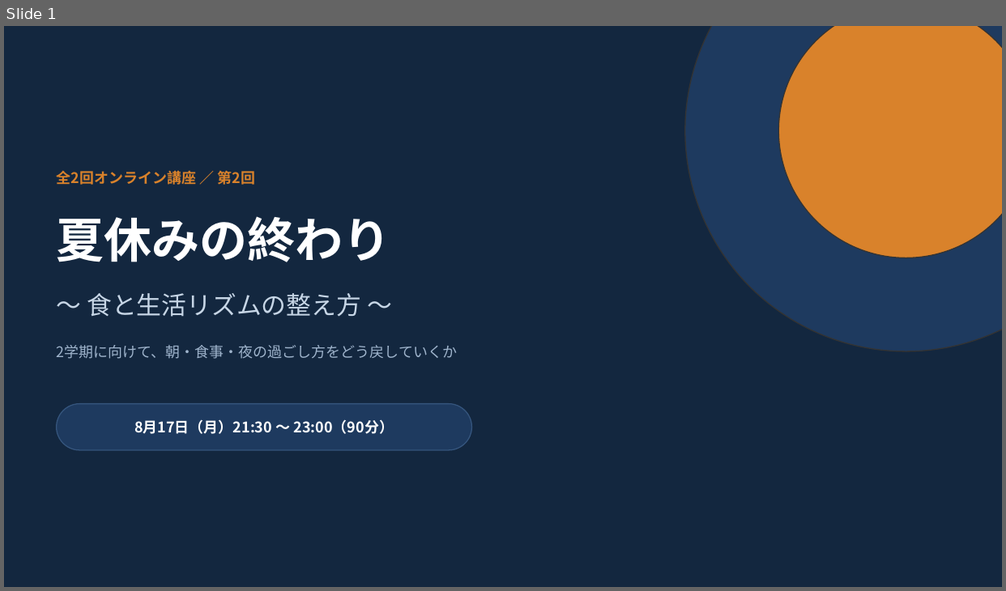
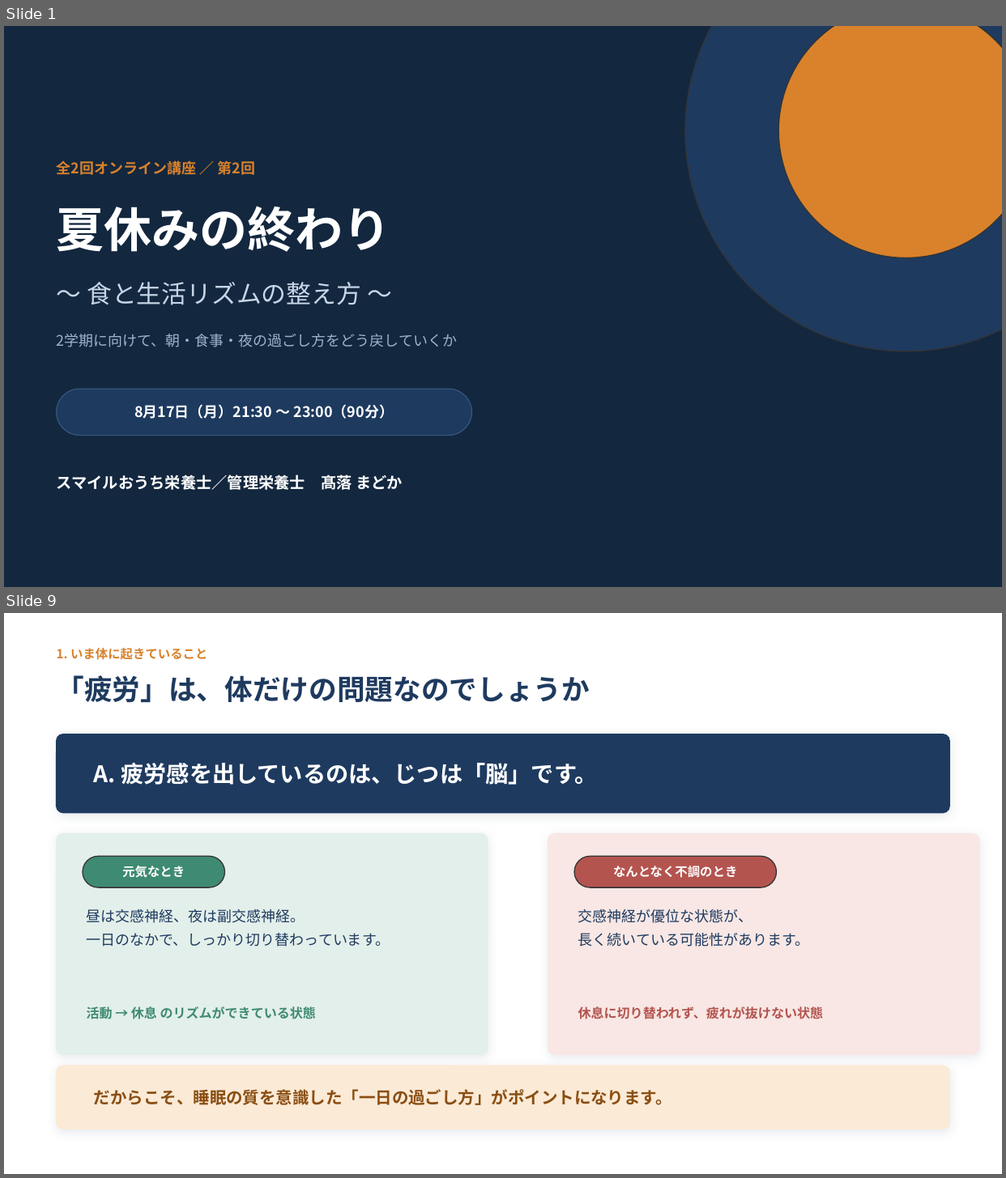
Before and after one commit to xxhmannasuimhxx/-, a slide deck: 夏休みの終わり_第2回_食と生活リズムの整え方.pptx. Shown one above the other, each under a label of ours: slide 1 before the commit, slides 1 and 9 after it; the slides between them are not shown. The pictures are 1006x591 and 1006x1178 pixels, drawn with LibreOffice and Linux fonts; fonts in the diff are those of the drawing. Boxes give left, top, right and bottom in pixels: in the first picture for what was removed or moved away, otherwise in the second. Text is boxed around its words. In the diff, an @@ line names an element or a change of style, - is before the commit and + after.

```diff
--- a/夏休みの終わり_第2回_食と生活リズムの整え方.pptx
+++ b/夏休みの終わり_第2回_食と生活リズムの整え方.pptx
@@ slide 9 added at (x1=4, y1=613, x2=1002, y2=1174), background #FFFFFF @@
@@ text added at (x1=57, y1=648, x2=207, y2=660), 12 pt, text #D9822B, bold @@
+1. いま体に起きていること
@@ text added at (x1=57, y1=675, x2=590, y2=703), 27 pt, text #1E3A5F, bold @@
+「疲労」は、体だけの問題なのでしょうか
@@ rounded rectangle added at (x1=57, y1=735, x2=949, y2=813), fill #1E3A5F, outline #1E3A5F 1 pt @@
@@ text added at (x1=94, y1=762, x2=597, y2=785), 22 pt, text #FFFFFF, bold @@
+A. 疲労感を出しているのは、じつは「脳」です。
@@ rounded rectangle added at (x1=57, y1=834, x2=488, y2=1054), fill #E3EFEA, outline #E3EFEA 1 pt @@
@@ rounded rectangle added at (x1=548, y1=834, x2=979, y2=1054), fill #F8E7E4, outline #F8E7E4 1 pt @@
@@ rounded rectangle added at (x1=83, y1=856, x2=225, y2=888), fill #3F8A72, outline #333333 1 pt @@
@@ text added at (x1=122, y1=866, x2=185, y2=878), 12 pt, text #FFFFFF, bold @@
+元気なとき
@@ rounded rectangle added at (x1=574, y1=856, x2=777, y2=888), fill #B4544F, outline #333333 1 pt @@
@@ text added at (x1=613, y1=866, x2=737, y2=878), 12 pt, text #FFFFFF, bold @@
+なんとなく不調のとき
@@ text added at (x1=87, y1=909, x2=390, y2=947), 14 pt, text #1E3A5F @@
+昼は交感神経、夜は副交感神経。
+一日のなかで、しっかり切り替わっています。
@@ text added at (x1=578, y1=909, x2=810, y2=947), 14 pt, text #1E3A5F @@
+交感神経が優位な状態が、
+長く続いている可能性があります。
@@ text added at (x1=87, y1=1007, x2=316, y2=1020), 12.5 pt, text #3F8A72, bold @@
+活動 → 休息 のリズムができている状態
@@ text added at (x1=578, y1=1007, x2=823, y2=1020), 12.5 pt, text #B4544F, bold @@
+休息に切り替われず、疲れが抜けない状態
@@ rounded rectangle added at (x1=57, y1=1066, x2=949, y2=1130), fill #FBEAD6, outline #FBEAD6 1 pt @@
@@ text added at (x1=94, y1=1089, x2=672, y2=1105), 16 pt, text #8A4E13, bold @@
+だからこそ、睡眠の質を意識した「一日の過ごし方」がポイントになります。
@@ slide 1 changed as well @@
@@ text "全2回オンライン講座 ／ 第2回" moved from (x1=57, y1=170, x2=255, y2=185) to (x1=57, y1=160, x2=255, y2=175) @@
@@ 3 texts moved together from (x1=57, y1=216, x2=458, y2=359) to (x1=57, y1=206, x2=458, y2=348) @@
@@ text "8月17日（月）21:30 〜 23:00（90分）" moved from (x1=134, y1=420, x2=394, y2=434) to (x1=134, y1=404, x2=394, y2=419) @@
@@ rounded rectangle moved from (x1=57, y1=404, x2=472, y2=450) to (x1=57, y1=389, x2=472, y2=436) @@
@@ text added at (x1=57, y1=475, x2=403, y2=490), 15 pt, text #FFFFFF, bold @@
+スマイルおうち栄養士／管理栄養士 髙落 まどか
```
Also in this commit, not shown: 18 other slides changed, 19 other slides added, 9 slides removed, 1 other file.
